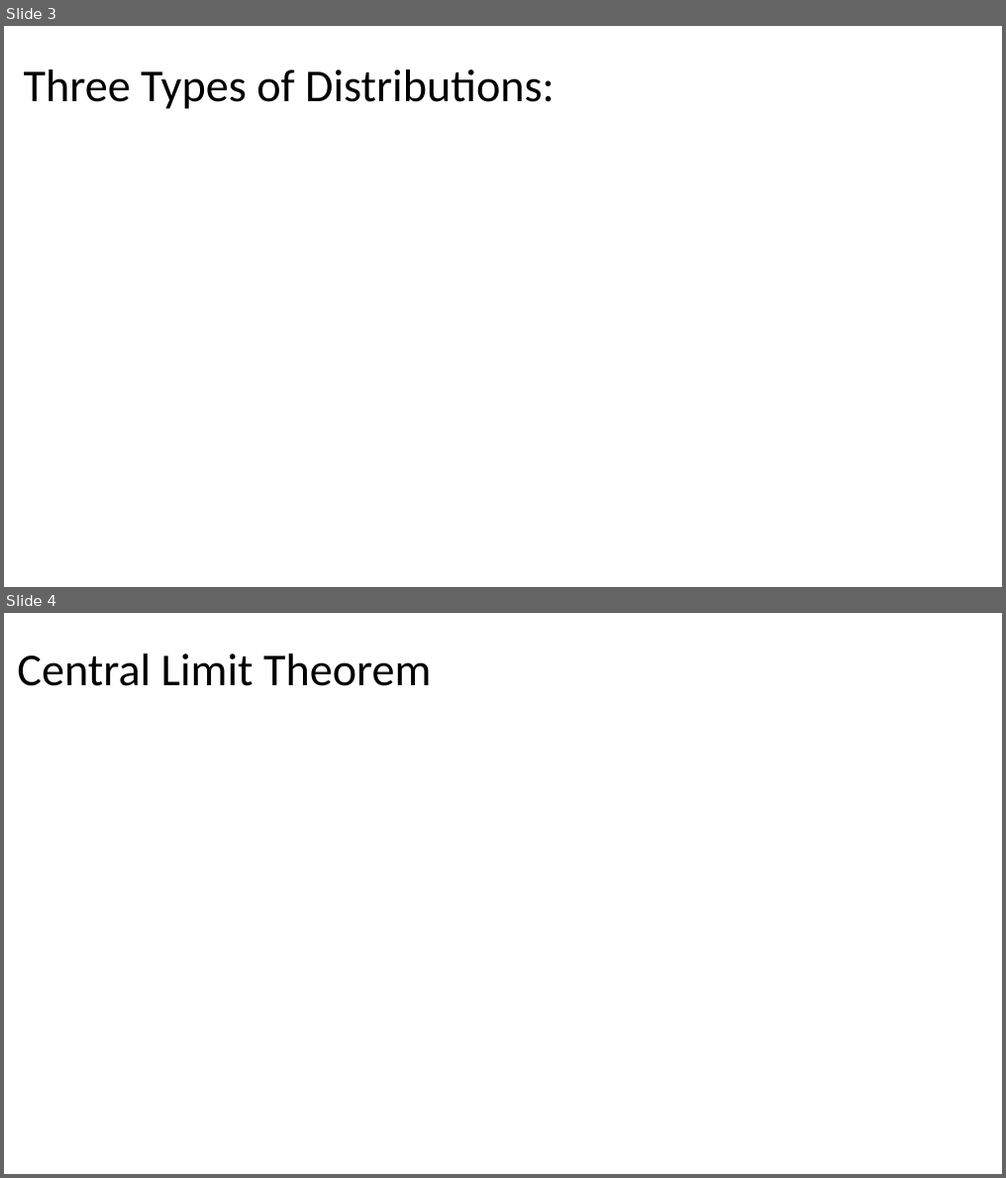
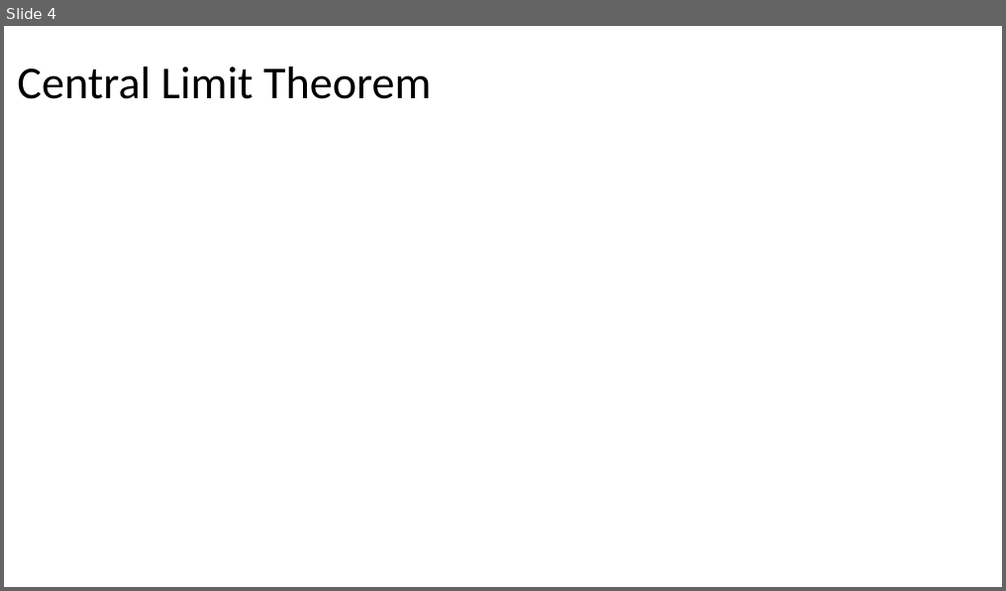
Before and after one commit to Jarred6068/Kvamme_UI_STAT251, a slide deck: docs/lecture_slides/Week 8/Week8_Lecture16_Slides_2_28_2024.pptx. Shown one above the other, each under a label of ours: slides 3 and 4 before the commit, slide 4 after it. The pictures are 1006x1178 and 1006x591 pixels, drawn with LibreOffice and Linux fonts; fonts in the diff are those of the drawing; grey boxes stand for pictures. Boxes give left, top, right and bottom in pixels: in the first picture for what was removed or moved away, otherwise in the second. Text is boxed around its words. In the diff, an @@ line names an element or a change of style, - is before the commit and + after.

```diff
--- a/docs/lecture_slides/Week 8/Week8_Lecture16_Slides_2_28_2024.pptx
+++ b/docs/lecture_slides/Week 8/Week8_Lecture16_Slides_2_28_2024.pptx
@@ slide 3 removed at (4, 26, 1002, 587), background #FFFFFF @@
@@ title removed at (24, 70, 554, 109) @@
-Three Types of Distributions:
```
Also in this commit, not shown: 2 slides changed, 1 slide added, 5 other slides removed, 5 other files.
